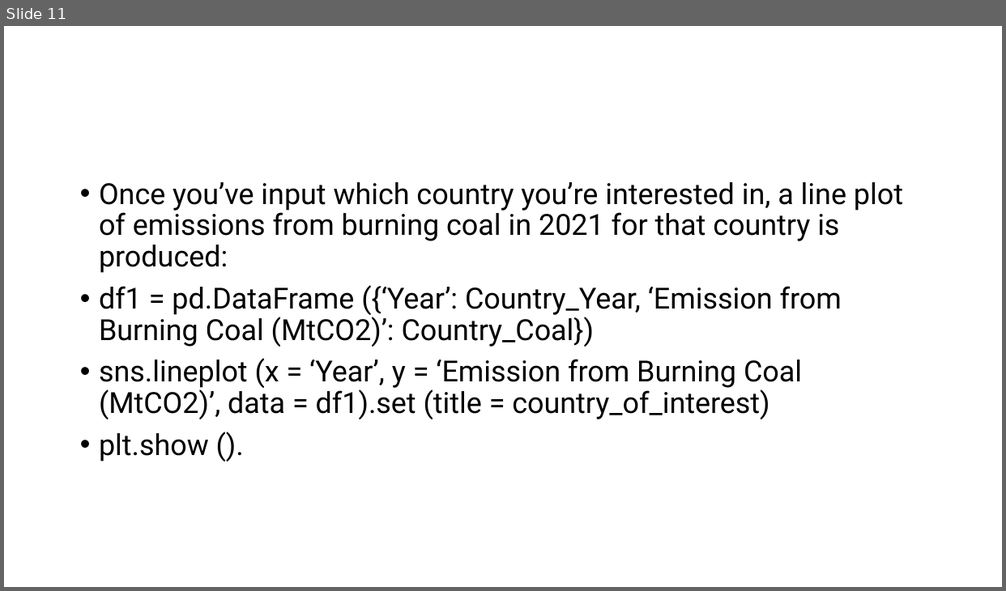
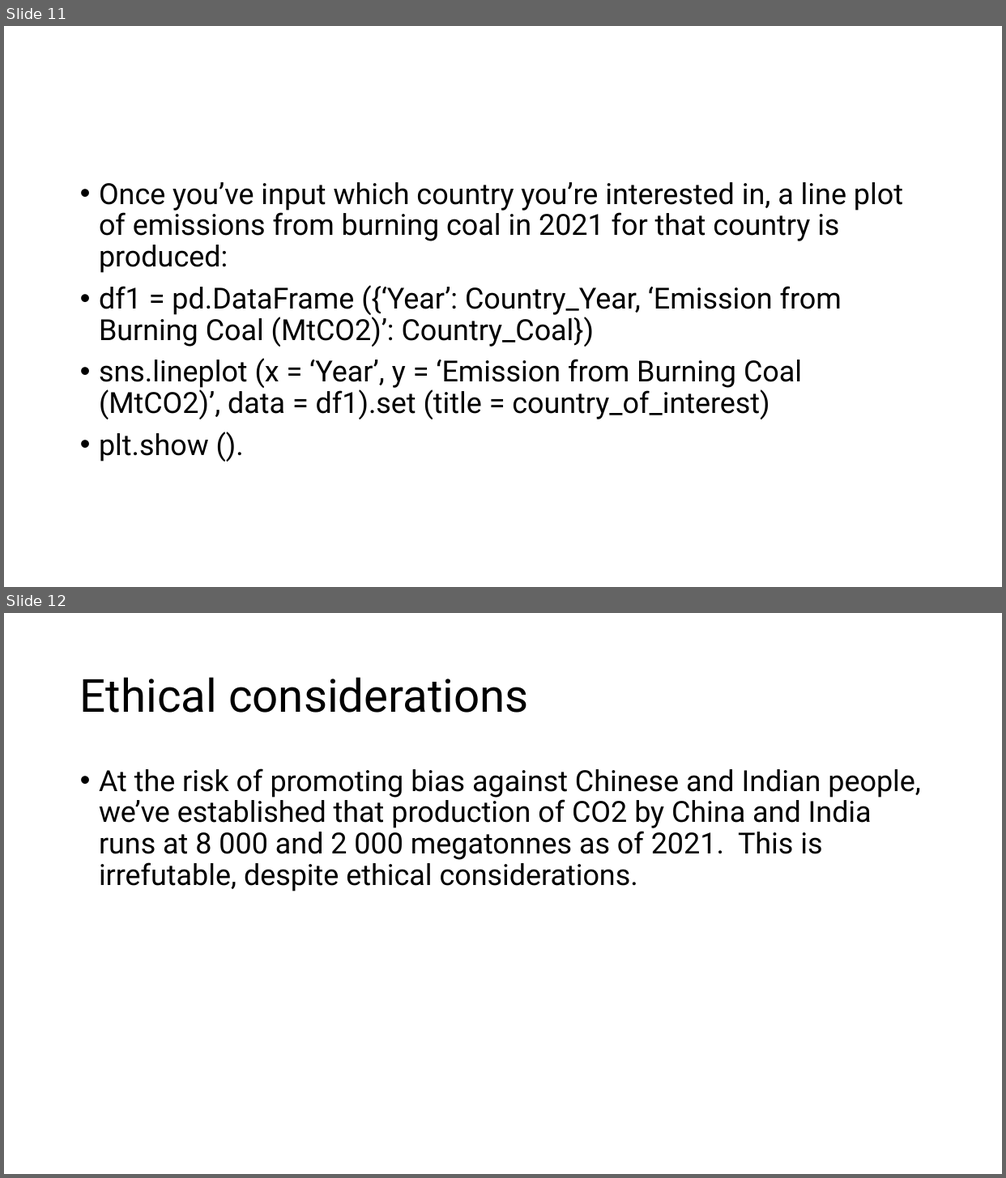
Before and after one commit to ddaniel2024/Project-3, a slide deck: Anthropogenic_CO2.pptx. Shown one above the other, each under a label of ours: slide 11 before the commit, slides 11 and 12 after it. The pictures are 1006x591 and 1006x1178 pixels, drawn with LibreOffice and Linux fonts; fonts in the diff are those of the drawing. Boxes give left, top, right and bottom in pixels: in the first picture for what was removed or moved away, otherwise in the second. Text is boxed around its words. In the diff, an @@ line names an element or a change of style, - is before the commit and + after.

```diff
--- a/Anthropogenic_CO2.pptx
+++ b/Anthropogenic_CO2.pptx
@@ slide 12 added at bbox=[4, 613, 1002, 1174], background #FFFFFF @@
@@ title added at bbox=[80, 677, 529, 713], 44 pt, text #000000 @@
+Ethical considerations
@@ text added at bbox=[99, 769, 921, 892], 28 pt, text #000000 @@
+• At the risk of promoting bias against Chinese and Indian people, we’ve established that production of CO2 by China and India runs at 8 000 and 2 000 megatonnes as of 2021. This is irrefutable, despite ethical considerations.
```
